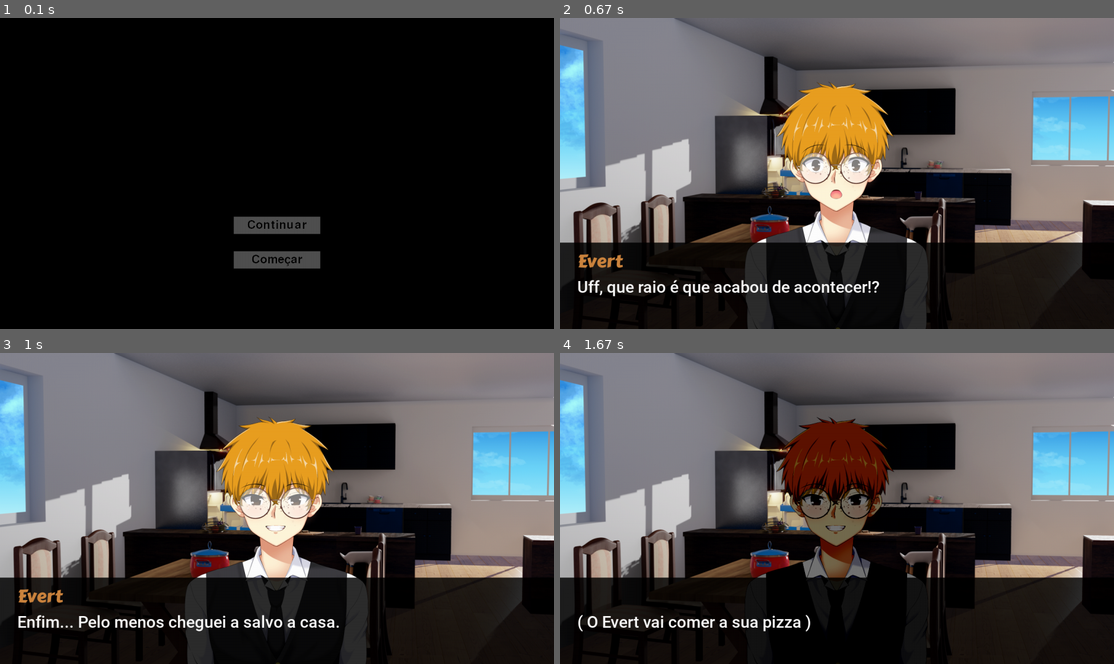
Above: before the commit, frames 1-4 (two rows, left to right).
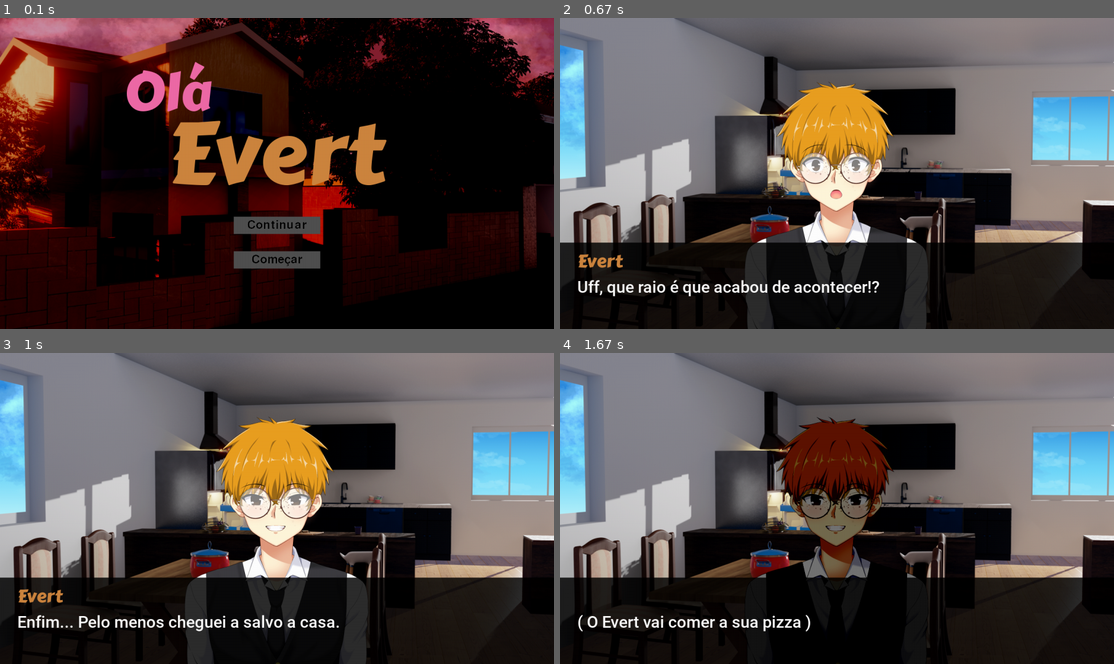
Above: after the commit, the same moments.

Repository: cabral-tiago/pygame-evert
Game: pygame game, started from main.py
Two runs of this game, one before a commit and one after it. Both use one fixed random seed, a clock stepped at 60 frames per second and the inputs below.
Inputs (mouse positions are in pixels of both pictures, inside the frame that each line leads up to):
- Up to frame 1 (0.1 s): no input
- Up to frame 2 (0.67 s): click (837, 226) at 0.38 s
- Up to frame 3 (1 s): click (277, 620) at 0.72 s
- Up to frame 4 (1.67 s): click (837, 620) at 1.05 s

The runs differ from the first frame. In frame 1, 46% of the frame differs, in the area x 0-100%, y 0-100%; in frame 2, nothing differs; in frame 3, nothing differs; in frame 4, nothing differs.

Commit message:
[Add] Title and Background on Menu
Adds title and Background on Menu

Diff:
--- a/configs.py
+++ b/configs.py
@@ -5,7 +5,7 @@
 SCREEN_W = 1280
 SCREEN_H = 720
 SCREEN_SIZE = (SCREEN_W, SCREEN_H)
-WINDOW_TITLE = "For Evert"
+WINDOW_TITLE = "Olá Evert"
 MAX_FPS = 144
 
 # Character sizes
--- a/scenes/menu.py
+++ b/scenes/menu.py
@@ -1,8 +1,10 @@
+from pygame.surface import Surface
 from classes.button import Button
 from classes.buttongroup import ButtonGroup
 from classes.scene import Scene
 from game import GameState
 import configs
+import pygame
 
 
 class Menu(Scene):
@@ -11,6 +13,29 @@
     def __init__(self) -> None:
         super().__init__()
 
+        # Background
+        self.__bg_surface = Surface(configs.SCREEN_SIZE)
+        background = pygame.image.load("assets/images/outside_house_evening_bg.png")
+        if background.get_width() != configs.SCREEN_W:
+            scale = configs.SCREEN_W / background.get_width()
+            scaled_height = int(background.get_height() * scale)
+            background = pygame.transform.smoothscale(background, (configs.SCREEN_W, scaled_height))
+        self.__bg_surface.blit(background,(0, 0))
+        self.__bg_surface.fill((50, 50, 50), special_flags=pygame.BLEND_RGB_SUB)
+
+        # Title and Background
+        font_big = pygame.font.Font("assets/fonts/CarterOne-Regular.ttf", 200)
+        font_small = pygame.font.Font("assets/fonts/CarterOne-Regular.ttf", 120)
+        text_big = font_big.render("Evert", True, "peru")
+        text_small = font_small.render("Olá", True, "hotpink2")
+        text_big_position = (configs.SCREEN_W / 2 - text_big.get_width() / 2,
+                             configs.SCREEN_H / 2 - 200)
+        text_small_position = text_big_position[0] - 100, text_big_position[1] - 80
+
+        self.__bg_surface.blit(text_big, text_big_position)
+        self.__bg_surface.blit(text_small, text_small_position)
+
+        # Buttons
         ref_x = int((configs.SCREEN_W / 2 ) - (Menu.MENU_BUTTON_SIZE[0] /2))
         ref_y = int(configs.SCREEN_H / 2) + 100
 
@@ -23,3 +48,7 @@
         self.__menu_buttons.add_button(button_start)
 
         super().add_button_group(self.__menu_buttons)
+
+    def draw(self, screen: Surface) -> None:
+        screen.blit(self.__bg_surface, (0, 0))
+        super().draw(screen)
Binary file added: assets/images/outside_house_evening_bg.png
